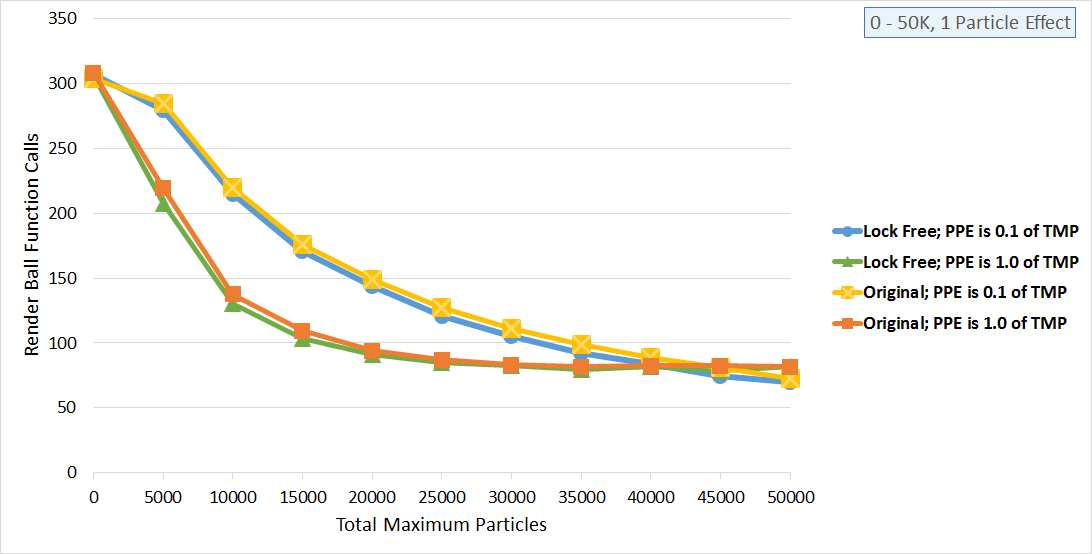
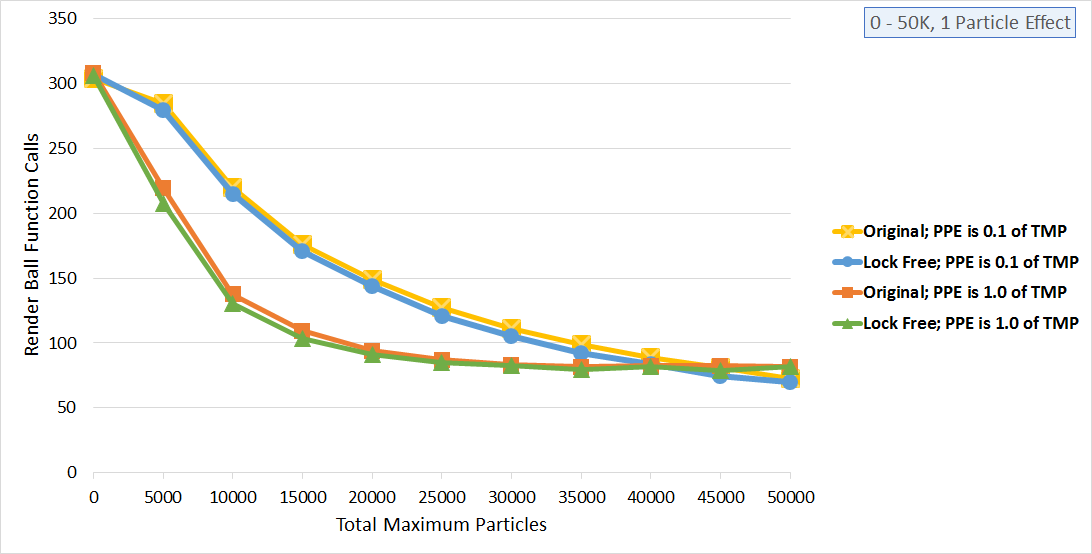
Two versions of the same layered image (1092 x 554). Layer-by-layer changes:
added layer "Layer 4" above "Layer 3" over [85, 67, 1079, 388]
